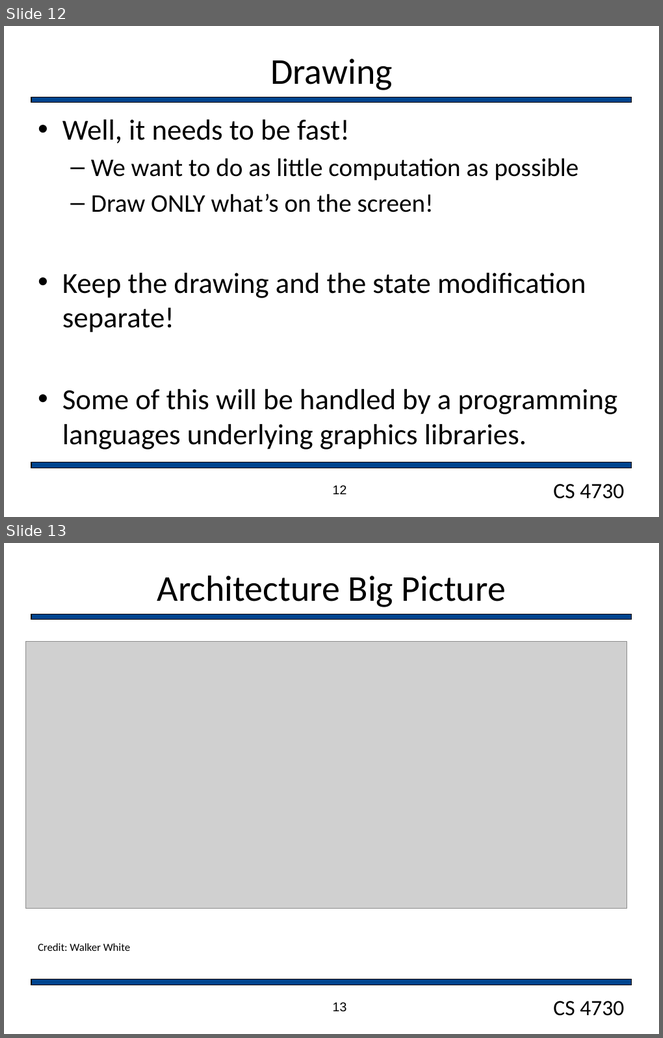
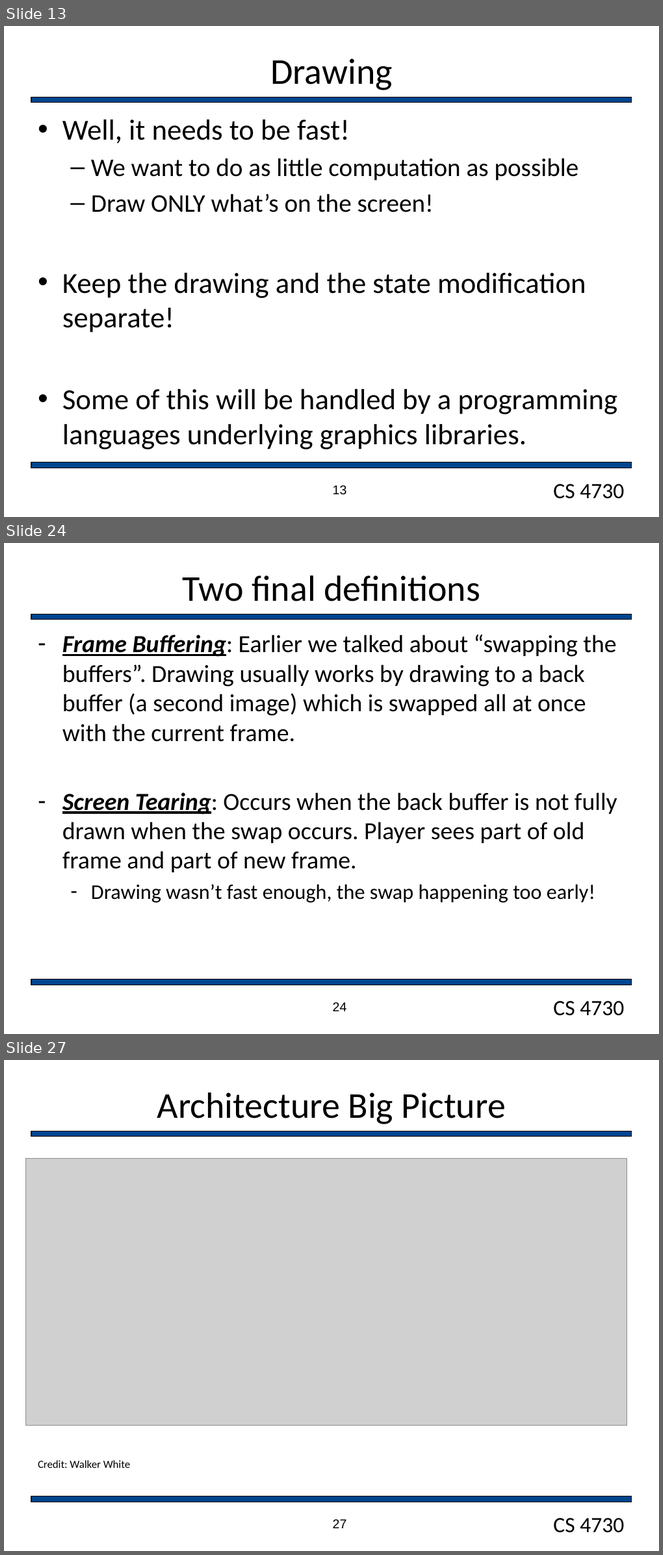
Before and after one commit to markfloryan/gamedesign, a slide deck: slides/GameArchitecture.pptx. Shown one above the other, each under a label of ours: slides 12 and 13 before the commit, slides 13, 24 and 27 after it; the slides between them are not shown. The pictures are 663x1038 and 663x1555 pixels, drawn with LibreOffice and Linux fonts; fonts in the diff are those of the drawing; grey boxes stand for pictures; background and template pictures are left out. Boxes give left, top, right and bottom in pixels: in the first picture for what was removed or moved away, otherwise in the second. Text is boxed around its words. In the diff, an @@ line names an element or a change of style, - is before the commit and + after.

```diff
--- a/slides/GameArchitecture.pptx
+++ b/slides/GameArchitecture.pptx
@@ slide 24 added at [4, 543, 659, 1034], background #FFFFFF; not listed: 3 template elements that a slide beside it also shows @@
@@ title added at [183, 575, 481, 601], 40 pt, text #000000 @@
+Two final definitions
@@ text added at [62, 635, 618, 903], 27 pt, text #000000 @@
+– Frame Buffering: Earlier we talked about “swapping the buffers”. Drawing usually works by drawing to a back buffer (a second image) which is swapped all at once with the current frame.
+– Screen Tearing: Occurs when the back buffer is not fully drawn when the swap occurs. Player sees part of old frame and part of new frame.
+  – Drawing wasn’t fast enough, the swap happening too early!
@@ page number added at [333, 1003, 347, 1012], 14 pt, text #000000 @@
+24
@@ what was slide 12 is now slide 13 @@
@@ page number at [333, 486, 347, 495]: text changed @@
-12
+13
@@ what was slide 13 is now slide 27 @@
@@ page number at [333, 1520, 347, 1529]: text changed @@
-13
+27
```
Also in this commit, not shown: 7 slides changed, 13 other slides added, 3 other files.
